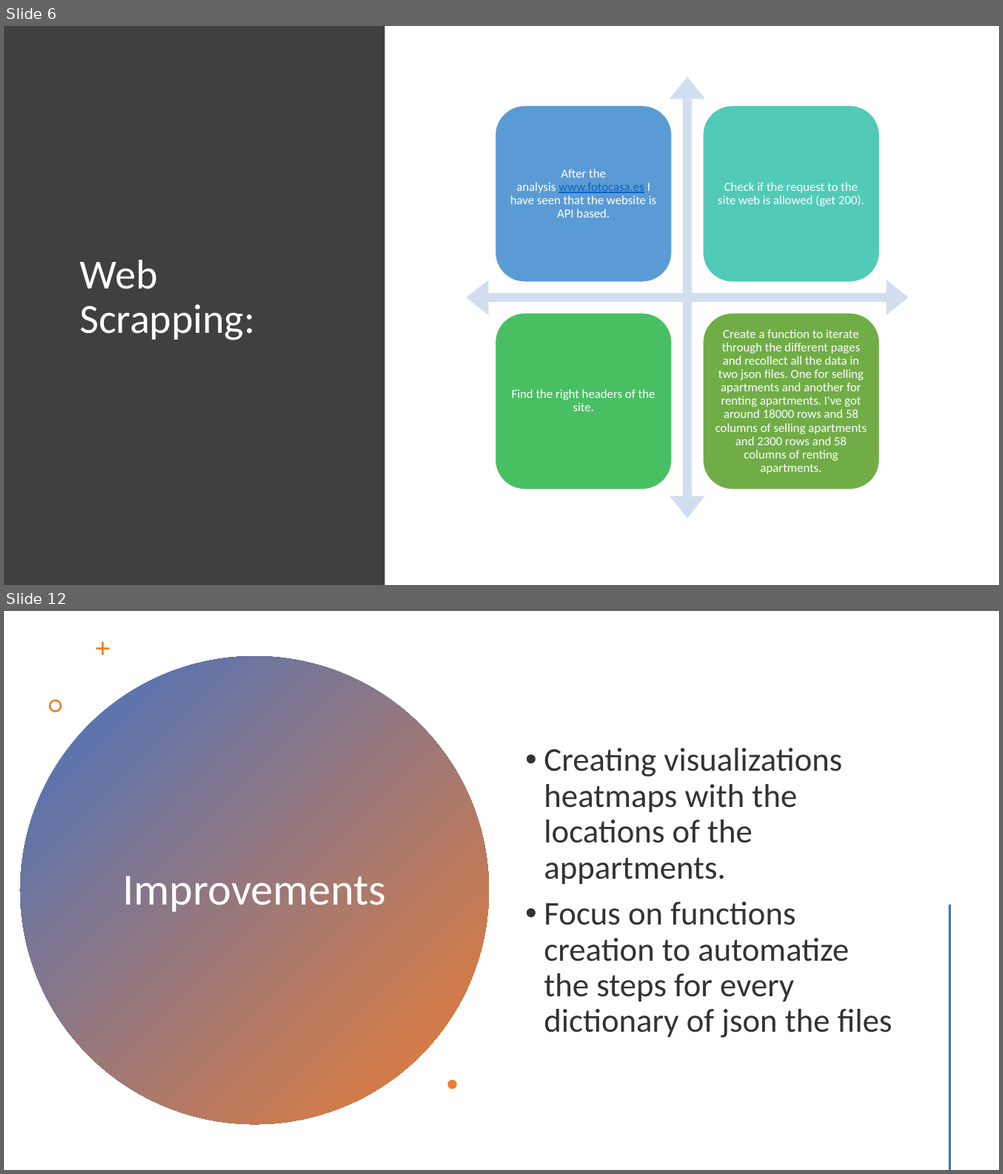
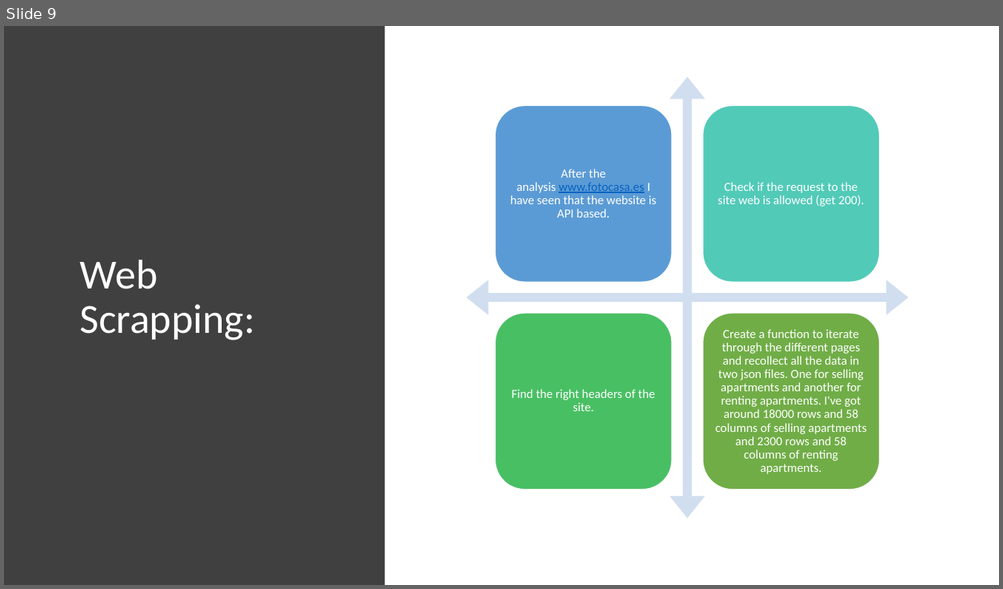
Before and after one commit to isra-st/NewPoPUpStore, a slide deck: New PopUpStore.pptx. Shown one above the other, each under a label of ours: slides 6 and 12 before the commit, slide 9 after it; the slides between them are not shown. The pictures are 1003x1174 and 1003x589 pixels, drawn with LibreOffice and Linux fonts; fonts in the diff are those of the drawing. Boxes give left, top, right and bottom in pixels: in the first picture for what was removed or moved away, otherwise in the second. Text is boxed around its words. In the diff, an @@ line names an element or a change of style, - is before the commit and + after.

```diff
--- a/New PopUpStore.pptx
+++ b/New PopUpStore.pptx
@@ slide 12 removed at [4, 611, 999, 1170], background #FFFFFF @@
@@ freeform shape removed at [96, 641, 110, 655] @@
@@ ellipse removed at [20, 657, 489, 1125] @@
@@ freeform shape removed at [48, 700, 62, 712] @@
@@ text removed at [543, 748, 892, 1038] @@
-• Creating visualizations heatmaps with the locations of the appartments.
-• Focus on functions creation to automatize the steps for every dictionary of json the files
@@ title removed at [123, 876, 386, 912] @@
-Improvements
@@ line removed from (949, 906) to (949, 1170) @@
@@ freeform shape removed at [448, 1080, 457, 1089] @@
@@ what was slide 6 is now slide 9 @@
```
Also in this commit, not shown: 4 slides changed, 1 slide added, 6 other slides removed.
